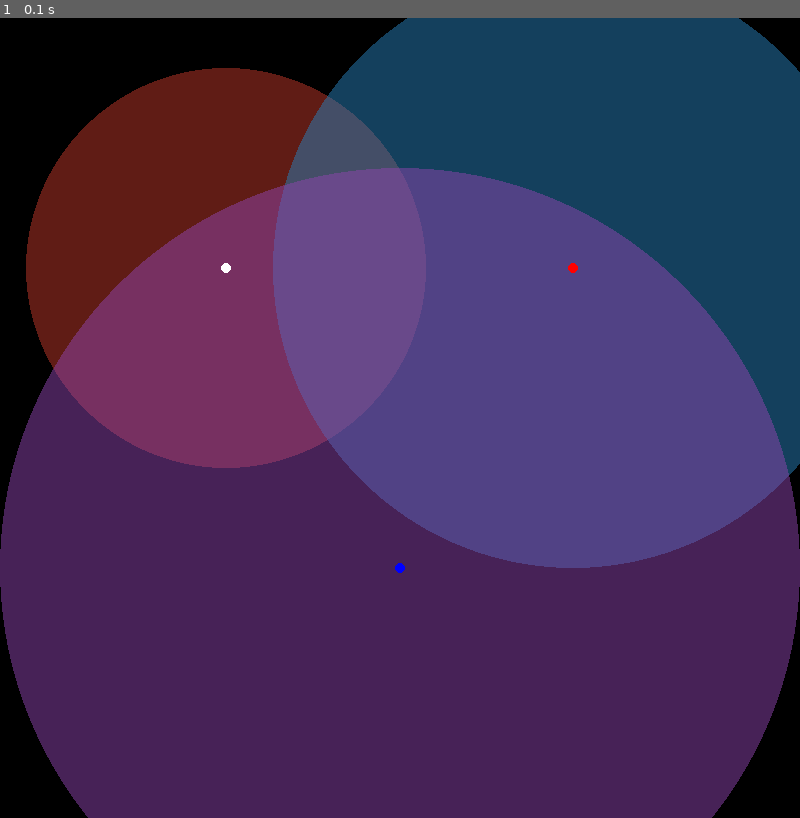
Above: before the commit, frame 1.
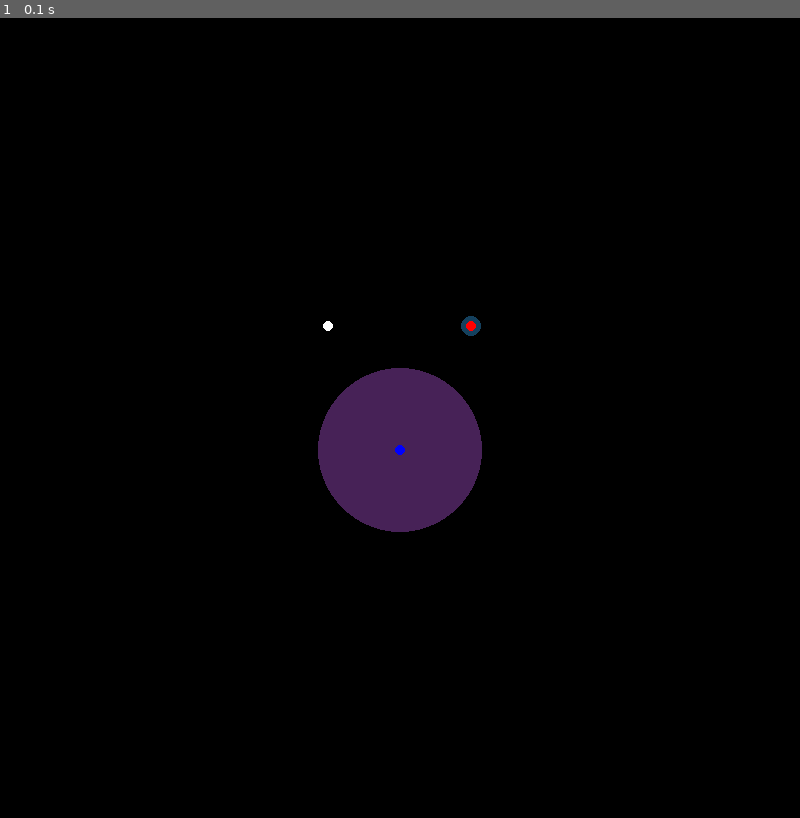
Above: after the commit, the same moment.

Repository: MinorOrg/MQTT-pi-subscriber
Game: pygame game, started from pygametest.py
The game is run twice, just before and just after one commit, with the same random seed, the same clock (stepped at 60 frames per second) and the same inputs.
Inputs:
- Up to frame 1 (0.1 s): no input

The runs differ from the first frame. In frame 1, 91% of the frame differs, in the area x 0-100%, y 0-100%.

Commit message:
Add notebook code to different script

Diff:
--- a/display.py
+++ b/display.py
@@ -1,8 +1,8 @@
 import sys, math
+import threading
 
 # Import and initialize pygame
 import pygame
-pygame.init()
 
 # Values
 screenSize = width, height = 800, 800
@@ -39,11 +39,7 @@
 distanceFromESP2 = 2
 distanceFromESP3 = 2
 
-# Surface to draw the circles
-# sizeOfRectForRadiation = (distancePerPixel * 4, distancePerPixel * 4)
-radiationSurface1 = pygame.Surface(screenSize, pygame.SRCALPHA)
-radiationSurface2 = pygame.Surface(screenSize, pygame.SRCALPHA)
-radiationSurface3 = pygame.Surface(screenSize, pygame.SRCALPHA)
+
 
 def isDeviceOutOfBound(deviceCenter, deviceRadius):
     left = deviceCenter[0] - deviceRadius
@@ -71,6 +67,7 @@
     pixelPerDistance *= scaleFactor
 
 def scale():
+    print("Scaled!!")
     global esp3pos, esp1pos, esp2pos
     global radiationSurface1, radiationSurface2, radiationSurface3
     global scaleFactor
@@ -91,17 +88,23 @@
     esp2pos_scaled = esp2pos_scaled[0] + center[0], esp2pos_scaled[1] + center[1]
     esp3pos_scaled = esp3pos_scaled[0] + center[0], esp3pos_scaled[1] + center[1]
 
-# Create the screen
-screen = pygame.display.set_mode(screenSize)
+def display():
+    pygame.init()
+    # Create the screen
+    screen = pygame.display.set_mode(screenSize)
 
-def display():
-    global scaleFactor, screen
+    global scaleFactor, pixelPerDistance, distanceFromESP1
+    screen.fill(black)
 
-    screen.fill(black)
+    # Surface to draw the circles
+    # sizeOfRectForRadiation = (distancePerPixel * 4, distancePerPixel * 4)
+    radiationSurface1 = pygame.Surface(screenSize, pygame.SRCALPHA)
+    radiationSurface2 = pygame.Surface(screenSize, pygame.SRCALPHA)
+    radiationSurface3 = pygame.Surface(screenSize, pygame.SRCALPHA)
+
+    scale()
     updatePixelPerDistance()
 
-    scaleFactor = 0.5
-    scale()
 
     # Draw a circle around the esp devices
     pygame.draw.circle(radiationSurface1, esp1Radiation, esp1pos_scaled, pixelPerDistance * distanceFromESP1 * scaleFactor)
@@ -121,17 +124,24 @@
     # Display the screen
     pygame.display.flip()
     # Main loop
-    while True:
+    running = True
+    while running:
 
         for event in pygame.event.get():
-            if event.type == pygame.QUIT: sys.exit()
+            if event.type == pygame.QUIT:
+                running = False
 
-
+    pygame.quit()
+    sys.exit()
 
 def show(dis1, dis2, dis3):
-    global distanceFromESP1, distanceFromESP2, distanceFromESP3
+    global distanceFromESP1, distanceFromESP2, distanceFromESP3, scaleFactor
     distanceFromESP1 = dis1
     distanceFromESP2 = dis2
     distanceFromESP3 = dis3
 
+    maxDist = max(dis1, dis2, dis3)
+    scaleFactor = 2 / maxDist
+    # print(scaleFactor)
+
     display()
--- a/pygametest.py
+++ b/pygametest.py
@@ -1,3 +1,90 @@
-import display as dis
+import display as window
+import numpy as np
+import matplotlib.pyplot as plt
+import math
 
-dis.show(2, 3, 4)
+# generic function
+def readespfile(filename):
+    file = open(filename, "r")
+    count = 0
+    data = []
+    avs = []
+    for line in file.readlines():
+        if count % 2 == 0:
+            avs.append(float((line.split(" ")[1])))
+        else :
+            data.append(int((line.split(" ")[1])))
+        count += 1
+
+    return (data, avs)
+
+esp1_1m, esp1_1m_av = readespfile("calibration_1m_esp1.txt")
+esp2_1m, esp2_1m_av = readespfile("calibration_1m_esp2.txt")
+esp3_1m, esp3_1m_av = readespfile("calibration_1m_esp3.txt")
+
+#Store the final data of averages as A
+
+A_esp1 = esp1_1m_av[-1]
+A_esp2 = esp2_1m_av[-1]
+A_esp3 = esp3_1m_av[-1]
+
+print("{}, {}, {}".format(A_esp1, A_esp2, A_esp3))
+
+# extension on the general function so that it can parse data for 3 esps from same file
+
+# generic function
+def readespfile_all(filename):
+    file = open(filename, "r")
+    count = 0
+    data = [[], [], []]
+    avs = [[], [], []]
+    for line in file.readlines():
+        splitdata = line.split(" ")
+        esp = 0
+        if count % 2 == 0:
+            if splitdata[0] == "esp1rssi":
+                esp = 1
+            elif splitdata[0] == "esp2rssi":
+                esp = 2
+            elif splitdata[0] == "esp3rssi":
+                esp = 3
+            avs[esp-1].append(float(splitdata[1]))
+        else :
+            if splitdata[0] == "esp1:":
+                esp = 1
+            elif splitdata[0] == "esp2:":
+                esp = 2
+            elif splitdata[0] == "esp3:":
+                esp = 3
+            data[esp-1].append(int(splitdata[1]))
+        count += 1
+
+    return (data, avs)
+
+espdatas = {}
+
+def getespdata(distances):
+    espdatas[distances] = readespfile_all(distances + ".txt")
+
+n = 2
+
+# Free space model
+def dist(A, RSSI):
+    return 10**((A-RSSI)/(10*n))
+
+def getdistances(datas):
+    getespdata(datas)
+
+    esp1av = espdatas[datas][1][0][-1]
+    esp2av = espdatas[datas][1][1][-1]
+    esp3av = espdatas[datas][1][2][-1]
+
+    esp1_d = dist(A_esp1, esp1av)
+    esp2_d = dist(A_esp2, esp2av)
+    esp3_d = dist(A_esp3, esp3av)
+
+    window.show(esp1_d, esp2_d, esp3_d)
+
+    return (esp1_d, esp2_d, esp3_d)
+
+getdistances("0.22x3.3x3.38")
Not shown, changed: dataparse.ipynb
